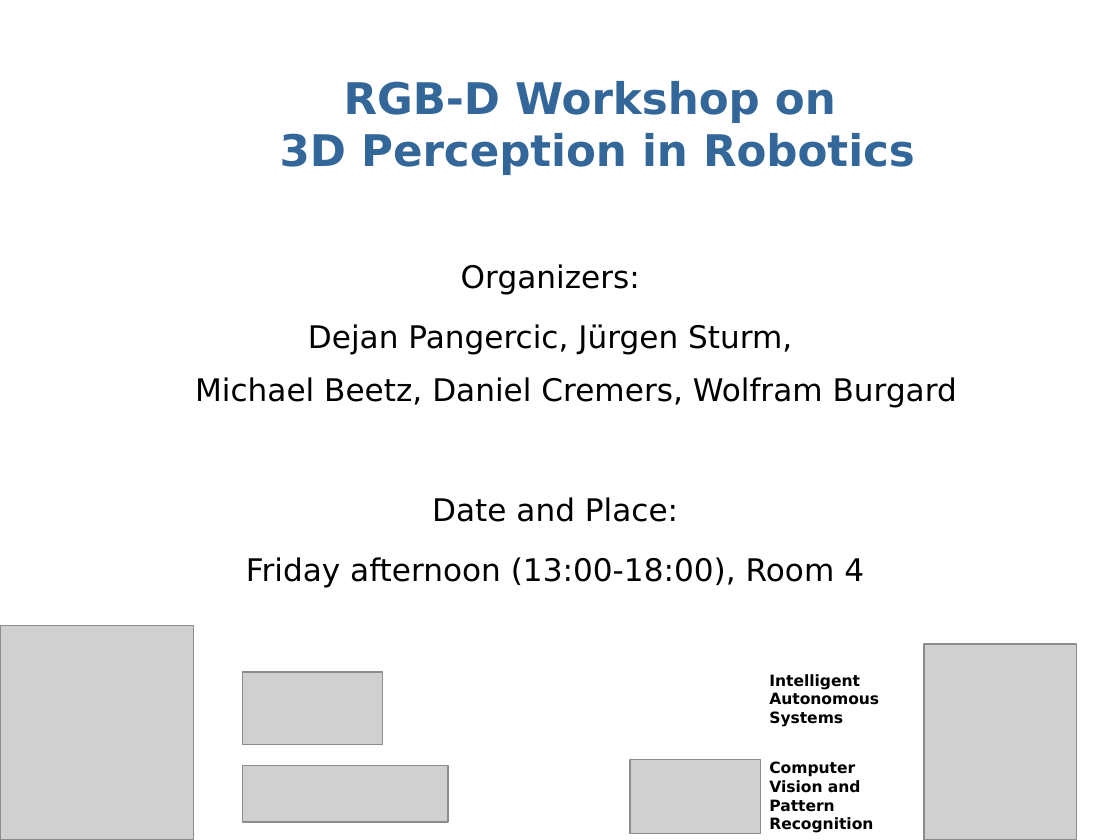
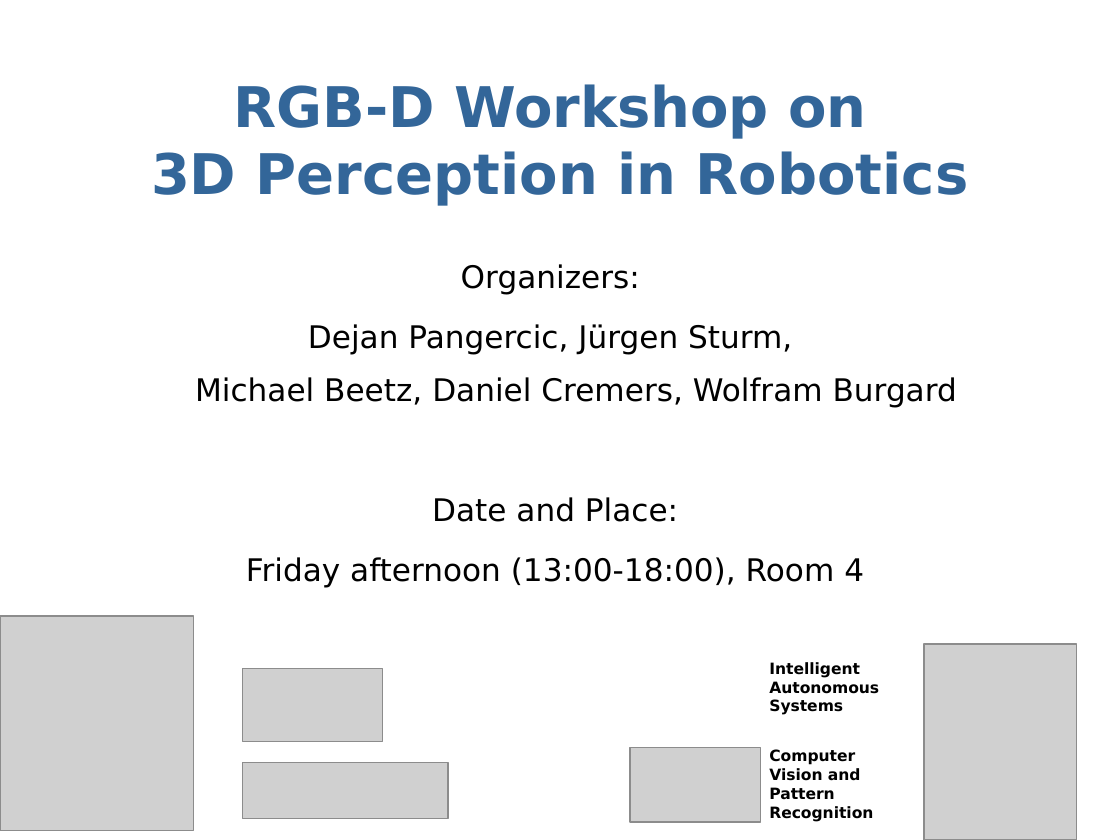
Before and after one commit to dejanpan/rgbd2011, a slide deck: slide 1 of presentations/sturm11rgbd.ppt. Drawn at 1120x840 pixels with LibreOffice and Linux fonts; fonts in the diff are those of the drawing; grey boxes stand for pictures. Boxes give left, top, right and bottom in pixels: in the first picture for what was removed or moved away, otherwise in the second. Text is boxed around its words. In the diff, an @@ line names an element or a change of style, - is before the commit and + after.

```diff
--- a/presentations/sturm11rgbd.ppt
+++ b/presentations/sturm11rgbd.ppt
@@ title "RGB-D Workshop on 3D Perception ...": place and size @@
-title "RGB-D Workshop on 3D Perception ..." at (280, 81, 915, 175)
+title "RGB-D Workshop on 3D Perception ..." at (151, 84, 969, 205)
@@ title "RGB-D Workshop on 3D Perception ..." at (151, 84, 969, 205): size 28 to 36 pt @@
@@ 2 pictures, 1 text: place and size @@
-2 pictures, 1 text at (0, 625, 879, 840)
+2 pictures, 1 text at (0, 616, 879, 831)
@@ picture: place and size @@
-picture at (243, 672, 383, 745)
+picture at (243, 669, 383, 741)
@@ text "Computer Vision and Pattern Recognition": place and size @@
-text "Computer Vision and Pattern Recognition" at (769, 761, 873, 833)
+text "Computer Vision and Pattern Recognition" at (769, 749, 873, 822)
```
Also in this commit, not shown: 2 other slides changed.
